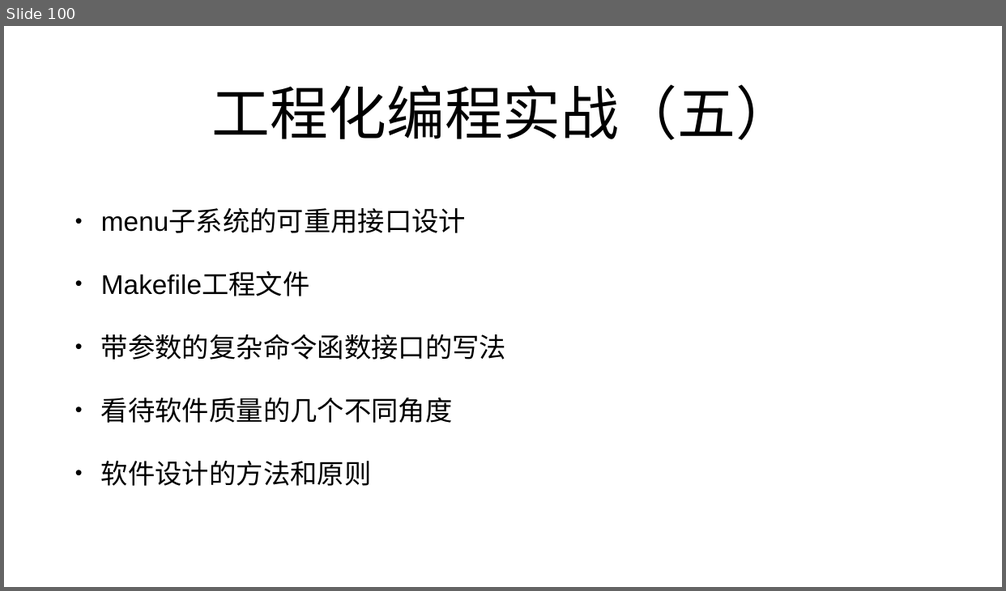
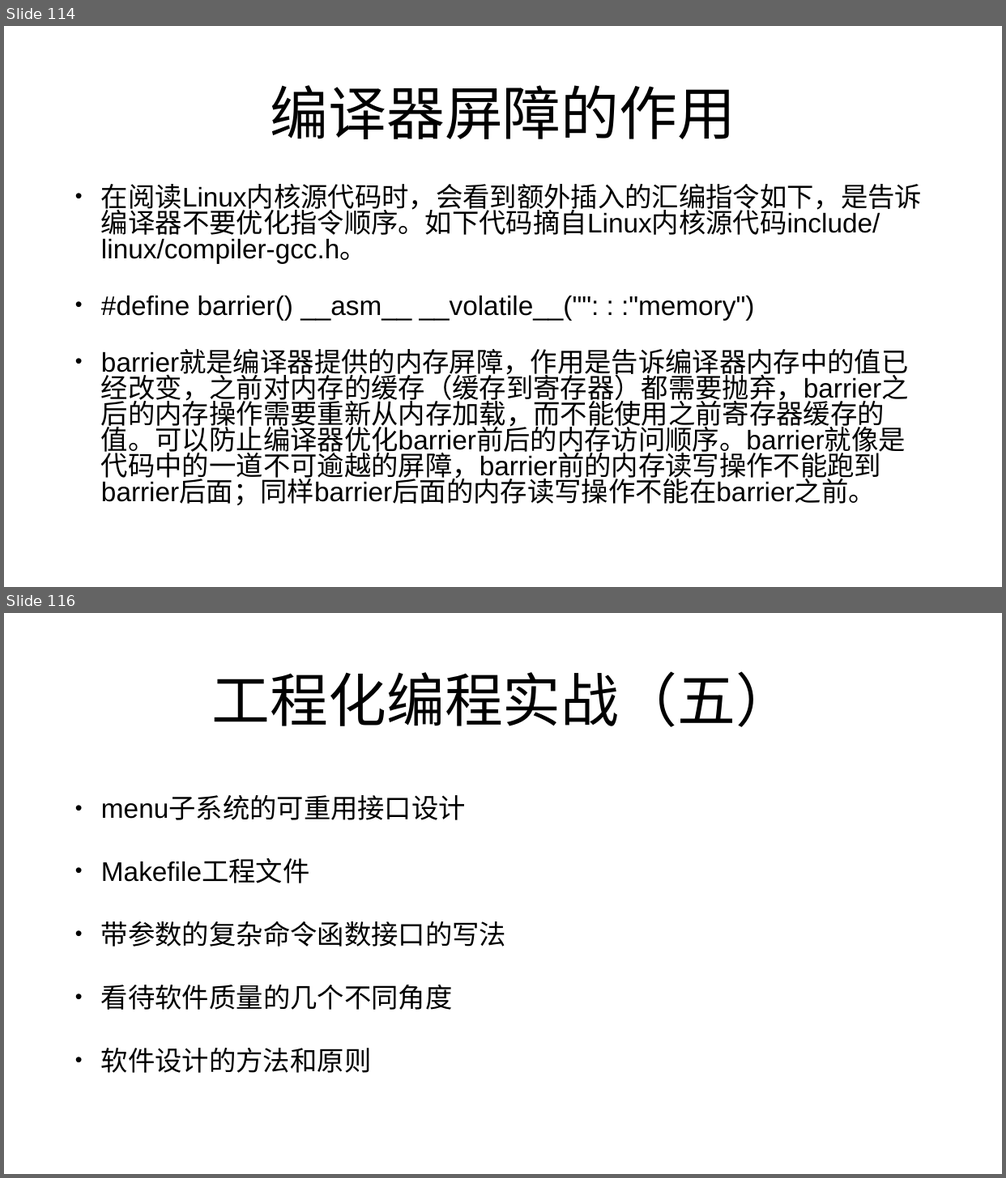
Before and after one commit to mengning/se, a slide deck: ppt/工程化编程实战——代码中的软件工程.pptx. Shown one above the other, each under a label of ours: slide 100 before the commit, slides 114 and 116 after it; the slides between them are not shown. The pictures are 1006x591 and 1006x1178 pixels, drawn with LibreOffice and Linux fonts; fonts in the diff are those of the drawing. Boxes give left, top, right and bottom in pixels: in the first picture for what was removed or moved away, otherwise in the second. Text is boxed around its words. In the diff, an @@ line names an element or a change of style, - is before the commit and + after.

```diff
--- a/ppt/工程化编程实战——代码中的软件工程.pptx
+++ b/ppt/工程化编程实战——代码中的软件工程.pptx
@@ slide 114 added at box(4, 26, 1002, 587), background #FFFFFF @@
@@ title added at box(270, 85, 736, 139), 112 pt, text #000000 @@
+编译器屏障的作用
@@ text added at box(101, 184, 922, 506), 52 pt, text #000000 @@
+• 在阅读Linux内核源代码时，会看到额外插入的汇编指令如下，是告诉编译器不要优化指令顺序。如下代码摘自Linux内核源代码include/linux/compiler-gcc.h。
+• #define barrier() __asm__ __volatile__("": : :"memory")
+• barrier就是编译器提供的内存屏障，作用是告诉编译器内存中的值已经改变，之前对内存的缓存（缓存到寄存器）都需要抛弃，barrier之后的内存操作需要重新从内存加载，而不能使用之前寄存器缓存的值。可以防止编译器优化barrier前后的内存访问顺序。barrier就像是代码中的一道不可逾越的屏障，barrier前的内存读写操作不能跑到barrier后面；同样barrier后面的内存读写操作不能在barrier之前。
@@ what was slide 100 is now slide 116 @@
```
Also in this commit, not shown: 20 slides changed, 15 other slides added, 1 other file.
